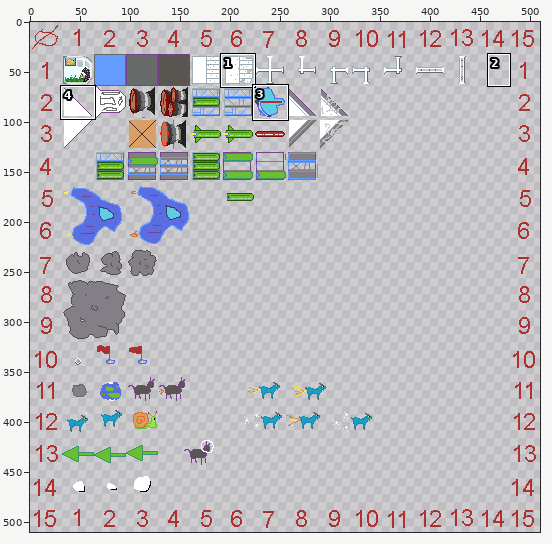
Two states of a sprite sheet, src-deploy/public/ludumDare43/images/ship-001.png. Above, an overview of the earlier version with the close-up marked.
Close-up. Old version:
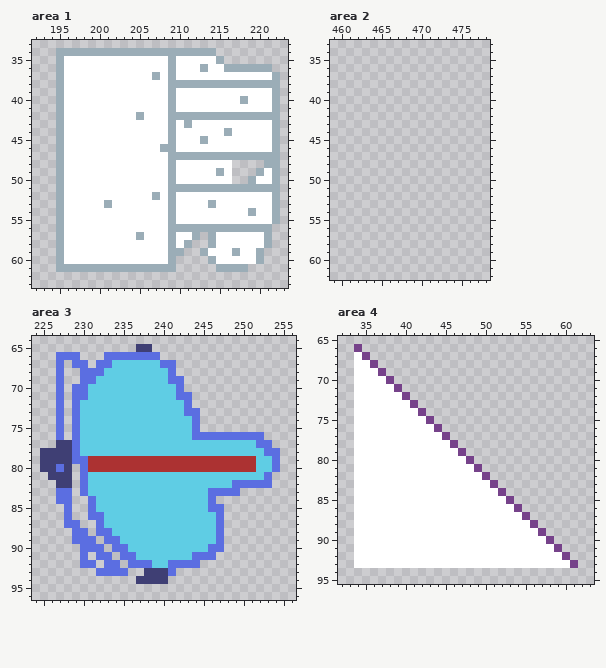
The file is 512x512 pixels. Pixels under 10% opacity are left out. Colours within 5 levels of each other are drawn and written as one. Shown: area 1: x 192..223, y 33..63; area 2: x 459..478, y 33..62; area 3: x 224..256, y 64..96; area 4: x 32..63, y 65..95. The wide view leaves out empty margins. The commit also changed other parts of the picture, which this record leaves out.
After:
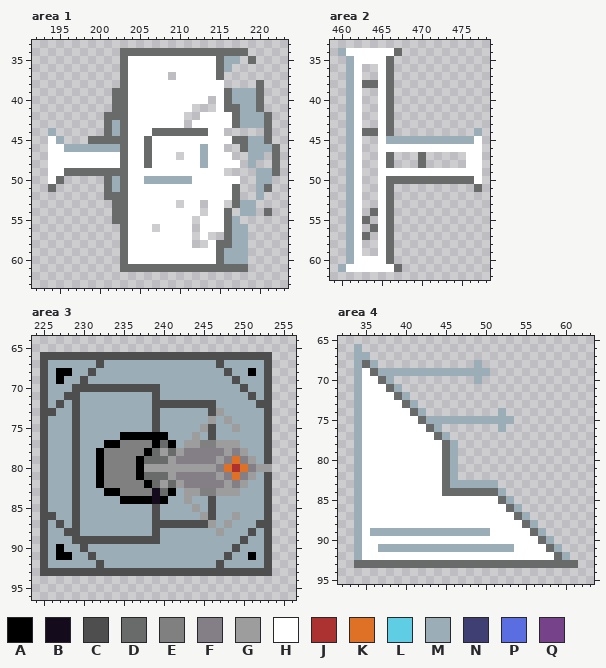
Palette (. is transparent): A #000000  B #140c1c  C #4e4e4e  D #696a6a  E #808080  F #847e87  G #9d9d9d  H #ffffff  J #ac3232  K #df7126  L #5fcde4  M #9badb7  N #3f3f74  P #5b6ee1  Q #76428a
Edits made:
Changed rows in their new state; - is an unchanged pixel.
Area 1:
first column x 194:
34 -........DDDDDDDDDDDDDDDD----
35 -........D-----H-----DMM-D---
36 -........D-----H---H-D-.....-
37 -........D---H-.-----D.......
38 -........D-----HHHHHHH....D..
39 -.......DD-----H------DMMMD..
40 -.......DD-----H----.-DM-MD..
41 -.......DD-----H--...-DDMMD..
42 -......DDD-H---HH..HHHHD---D.
43 -......DMD-----H-.-----DMMMD.
44 M......DMD---DDDDDDD--.....D.
45 H-...DDDDD--D--H---H---DDMMD.
46 HHMMMMMMMD--D-HH---M--..DMMMD
47 HH-------D--D--H.HH-HHH..--.D
48 HH-------D--D--H---M---H-M-.D
49 HHDDDDDDDD-----H-----H.----MD
50 HD.....DMD--MMM-MM-----H-.MM.
51 D......DMD-----HHHHHHHHD..-D.
52 -......DDD---H-H-------D..M..
53 -.......DD-----H.--.H-.DMM...
54 -.......DD-----H---.--D.M-.D.
55 -.......DD-----H--.---DM.....
56 -........D---.-HHH.HHHD--...-
57 -........D-H---H--.H..DMM...-
58 -........D-----H-H--HDDMM...-
59 -........D-----HHHHH-DM-M..--
60 -........D-----HHHHHHDMMM..--
61 -........DDDDDDDDDDDDDDDD----
Area 2:
first column x 460:
34 MHHHHHHD----------
35 -MHHHHD-----------
36 -MH--HD-----------
37 -MH--HD-----------
38 -MHDDHD-----------
39 -MH--HD-----------
40 -MH--HD-----------
41 -MH--HD-----------
42 -MH--HD-----------
43 -MH--HD-----------
44 -MHDDHD----------M
45 -MH--HMMMMMMMMMMMH
46 -MH--HHHHHHHHHHHHH
47 -MH--HD---D-----HH
48 -MH--HD---D-----HH
49 -MH--HHHHHHHHHHHHH
50 -MH--HDDDDDDDDDDDH
51 -MH--HD----------D
52 -MH--HD-----------
53 -MH--HD-----------
54 -MH-DHD-----------
55 -MHD-HD-----------
56 -MH-DHD-----------
57 -MHD-HD-----------
58 -MH--HD-----------
59 -MH--HD-----------
60 -MHHHHD-----------
61 MHHHHHHD----------
Area 3:
first column x 225:
65 ------------..----------------
66 CCCCCCCCCCCCCCCCCCCCCCCCCCCCC-
67 CMMMMMMCMMMMMMMMMMMMMMCMMMMMC-
68 CMAAMMCMMMMMMMMMMMMMMMMCMMAMC-
69 CMAMMCMMMMMMMMMMMMMMMMMMCMMMC-
70 CMMMCCCCCCCCCCCMMMMMMMMMMCMMC-
71 CMMCCMMMMMMMMMCMMMMMMMMMMMCMC-
72 CMCMCMMMMMMMMMCCCCCCCCMMMMMCC-
73 CCMMCMMMMMMMMMCMMMMMMCGMMMMMC-
74 CMMMCMMMMMMMMMCMMMMMMGMGMMMMC-
75 CMMMCMMMMMMMMMCMMMMMGCMMGMMMC-
76 CMMMCMMMMMAAAAAAMMMGMCMMMMMMC-
77 CMMMCMMMAAEEEEADAMGGEEGGGMMMC-
78 CMMMCMMAEEEEEADGDGFFFFFGFGMMC.
79 CMMMCMMAEEEEADDDGFFFFFGFKFGMC.
80 CMMMCMMAEEEEAGGGGGGGGGFK-KFGG.
81 CMMMCMMAEEEEADDDGFFFFFGFKFGMC-
82 CMMMCMMAEEEEEADGDGFFFFFGFGMMC-
83 CMMMCMMMAAEEEEBDAMGGEEGGGMMMC-
84 CMMMCMMMMMAAAABAMMGMMCMMMMMMC-
85 CMMMCMMMMMMMMMCMMMMGMCMMMMMMC-
86 CCMMCMMMMMMMMMCMMMMMGCMMGMMMC-
87 CMCMCMMMMMMMMMCCCCCCCGMGMMMCC-
88 CMMCCMMMMMMMMMCMMMMMMMGMMMCMC-
89 CMMMCCCCCCCCCCCMMMMMMMMMMCMMC-
90 CMAMMCMMMMMMMMMMMMMMMMMMCMMMC-
91 CMAAMMCMMMMMMMMMMMMMMMMCMMAMC-
92 CMMMMMMCMMMMMMMMMMMMMMCMMMMMC-
93 CCCCCCCCCCCCCCCCCCCCCCCCCCCCC-
94 ------------....--------------
Area 4:
first column x 34:
66 M---------------------------
67 MM--------------------------
68 MDM------------M------------
69 M-DMMMMMMMMMMMMMM-----------
70 M--DM----------M------------
71 M---DM----------------------
72 M----DM---------------------
73 M-----DM--------------------
74 M------DM---------M---------
75 M-------DMMMMMMMMMMM--------
76 M--------DM-------M---------
77 M---------DM----------------
78 M----------DM---------------
79 M----------DM.--------------
80 M----------DM..-------------
81 M----------DM...------------
82 M----------DM....-----------
83 M----------DMMMMMM----------
84 M----------DDDDDDDM---------
85 M-----------------DM--------
86 M------------------DM-------
87 M-------------------DM------
88 M--------------------DM-----
89 M-MMMMMMMMMMMMMMM-----DM----
90 M----------------------DM---
91 M--MMMMMMMMMMMMMMMMM----DM--
92 M------------------------DM-
93 DDDDDDDDDDDDDDDDDDDDDDDDDDDD
Pixel boxes of the changes (left, top, right, bottom) in both close-ups:
changed: (48, 48, 280, 272)
added: (338, 48, 482, 272)
changed: (40, 344, 280, 584)
changed: (354, 344, 578, 568)
